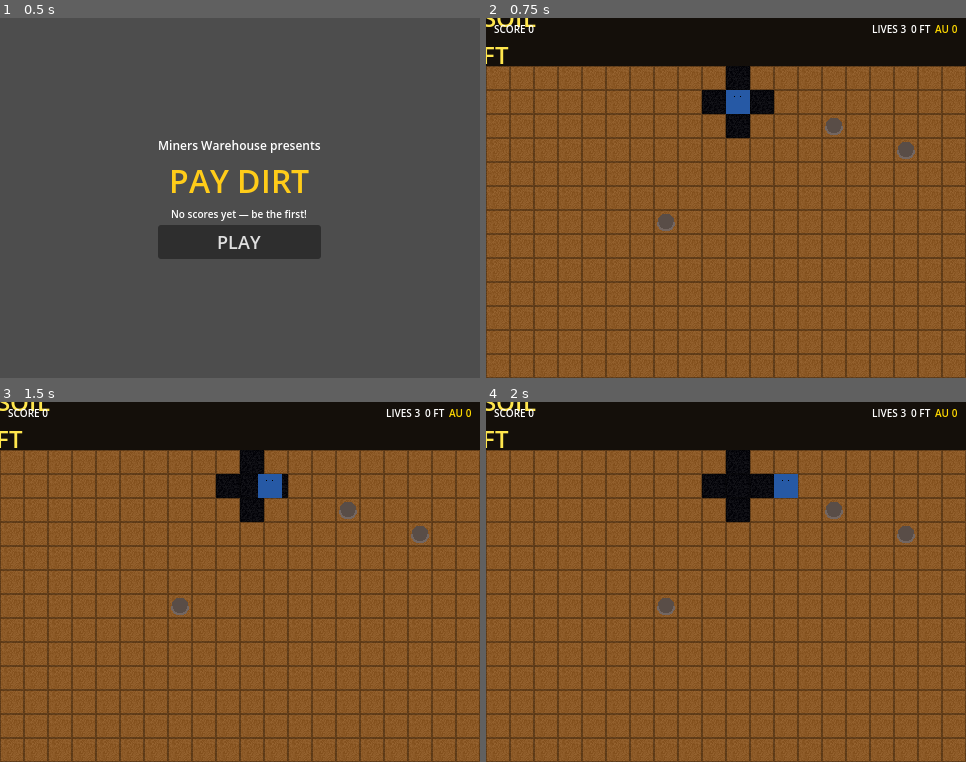
Above: before the commit, frames 1-4 (two rows, left to right).
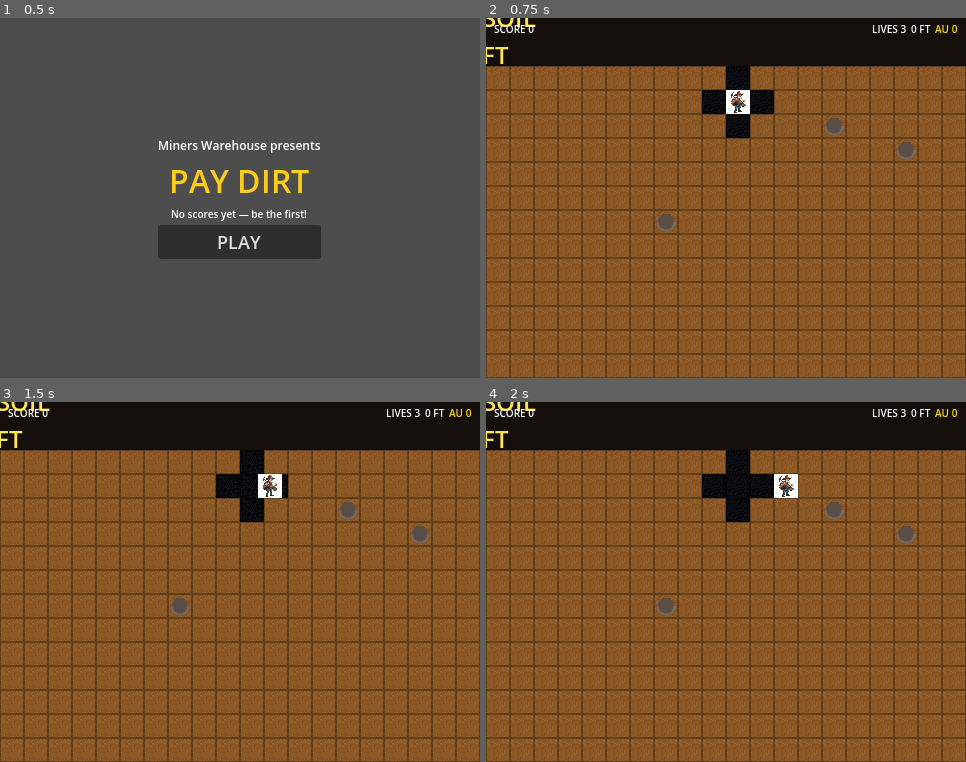
Above: after the commit, the same moments.

Repository: ddepaola/paydirt
Game: Godot game, scene res://scenes/main/main.tscn
Two runs of this game, one before a commit and one after it. Both use one fixed random seed, a clock stepped at 60 frames per second and the inputs below.
Inputs:
- Up to frame 1 (0.5 s): no input
- Up to frame 2 (0.75 s): click "PLAY" at 0.5 s
- Up to frame 3 (1.5 s): tap Enter at 1.25 s; hold D (move_right) from 1.28 s (still down)
- Up to frame 4 (2 s): keep holding D (move_right)

Frame 1 is identical in both runs. In frame 2, 0.3% of the frame differs, in the area x 50-55%, y 20-27%; in frame 3, 0.3%; in frame 4, 0.3%.

Commit message:
feat: integrate Gemini 2.5 Flash prospector sprite
- Replace placeholder code-generated prospector with 1024x1024 Gemini gen PNG
- Godot nearest-neighbor scales it to 24x24 = retro pixel art look
- Fallback to placeholder if texture file missing
- All sprites generated in /assets/sprites/ (ready for integration)

Diff:
--- a/scenes/game/game.gd
+++ b/scenes/game/game.gd
@@ -122,23 +122,19 @@
 	p.level_ref = level
 	p._balance = _balance
 
+	# Load prospector sprite texture from Gemini-gen PNG
 	var sprite: Sprite2D = Sprite2D.new()
 	sprite.name = "Sprite"
-	var simg: Image = Image.create(_balance.TILE_SIZE, _balance.TILE_SIZE, false, Image.FORMAT_RGBA8)
-	simg.fill(Color(0.15, 0.35, 0.65))
-	var head_c: Color = Color(1.0, 0.82, 0.62)
-	for yy: int in range(3, 10):
-		for xx: int in range(6, 18):
-			var px: Color = simg.get_pixel(xx, yy)
-			if px.a == 0 or px == Color(0.15, 0.35, 0.65):
-				simg.set_pixel(xx, yy, head_c)
-	for yy: int in range(1, 5):
-		for xx: int in range(2, 21):
-			var px: Color = simg.get_pixel(xx, yy)
-			if px == head_c or px.a == 0:
-				simg.set_pixel(xx, yy, Color(0.4, 0.25, 0.12))
-	simg.set_pixel(8, 6, Color.BLACK); simg.set_pixel(14, 6, Color.BLACK)
-	sprite.texture = ImageTexture.create_from_image(simg)
+	if ResourceLoader.exists("res://assets/sprites/prospector.png"):
+		var tex = load("res://assets/sprites/prospector.png")
+		sprite.texture = tex
+		# Scale 1024x1024 source down to 24x24 game size
+		sprite.scale = Vector2(_balance.TILE_SIZE / 1024.0, _balance.TILE_SIZE / 1024.0)
+	else:
+		# Fallback: placeholder colored sprite
+		var simg: Image = Image.create(_balance.TILE_SIZE, _balance.TILE_SIZE, false, Image.FORMAT_RGBA8)
+		simg.fill(Color(0.15, 0.35, 0.65))
+		sprite.texture = ImageTexture.create_from_image(simg)
 	p.add_child(sprite)
 
 	var timer: Timer = Timer.new()
Binary file added: assets/sprites/boulder.png
Not shown, added: assets/sprites/boulder.png.import
Binary file added: assets/sprites/gem_cluster.png
Not shown, added: assets/sprites/gem_cluster.png.import
Binary file added: assets/sprites/gemini_prospector.png
Not shown, added: assets/sprites/gemini_prospector.png.import
Binary file added: assets/sprites/gold_nugget.png
Not shown, added: assets/sprites/gold_nugget.png.import
Binary file added: assets/sprites/gold_pan.png
Not shown, added: assets/sprites/gold_pan.png.import
Binary file added: assets/sprites/metal_detector.png
Not shown, added: assets/sprites/metal_detector.png.import
(and 31 more such lines)
